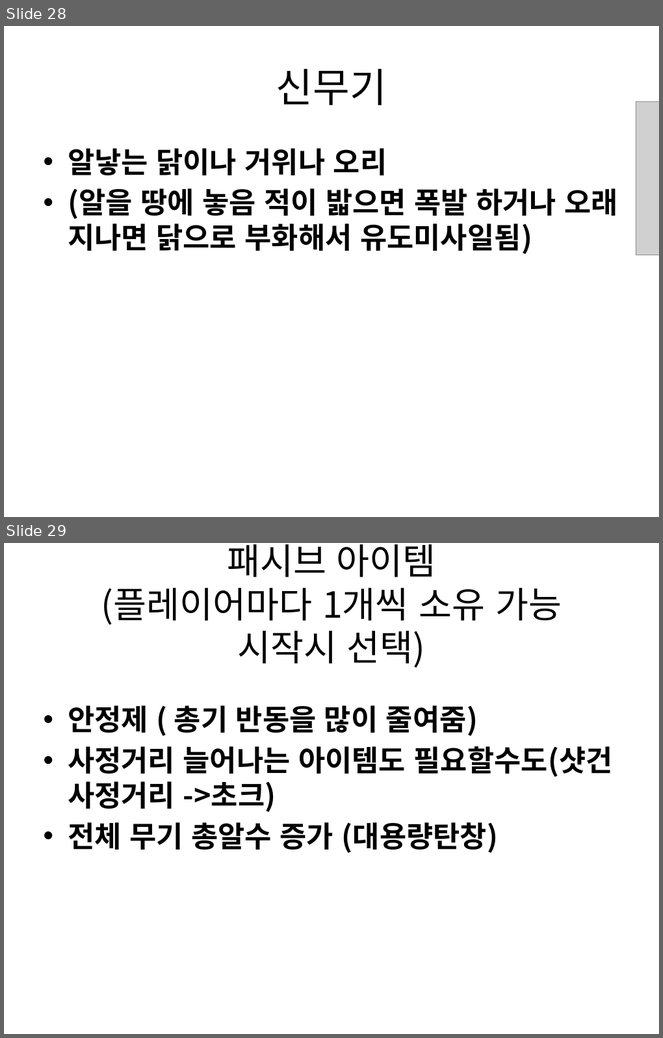
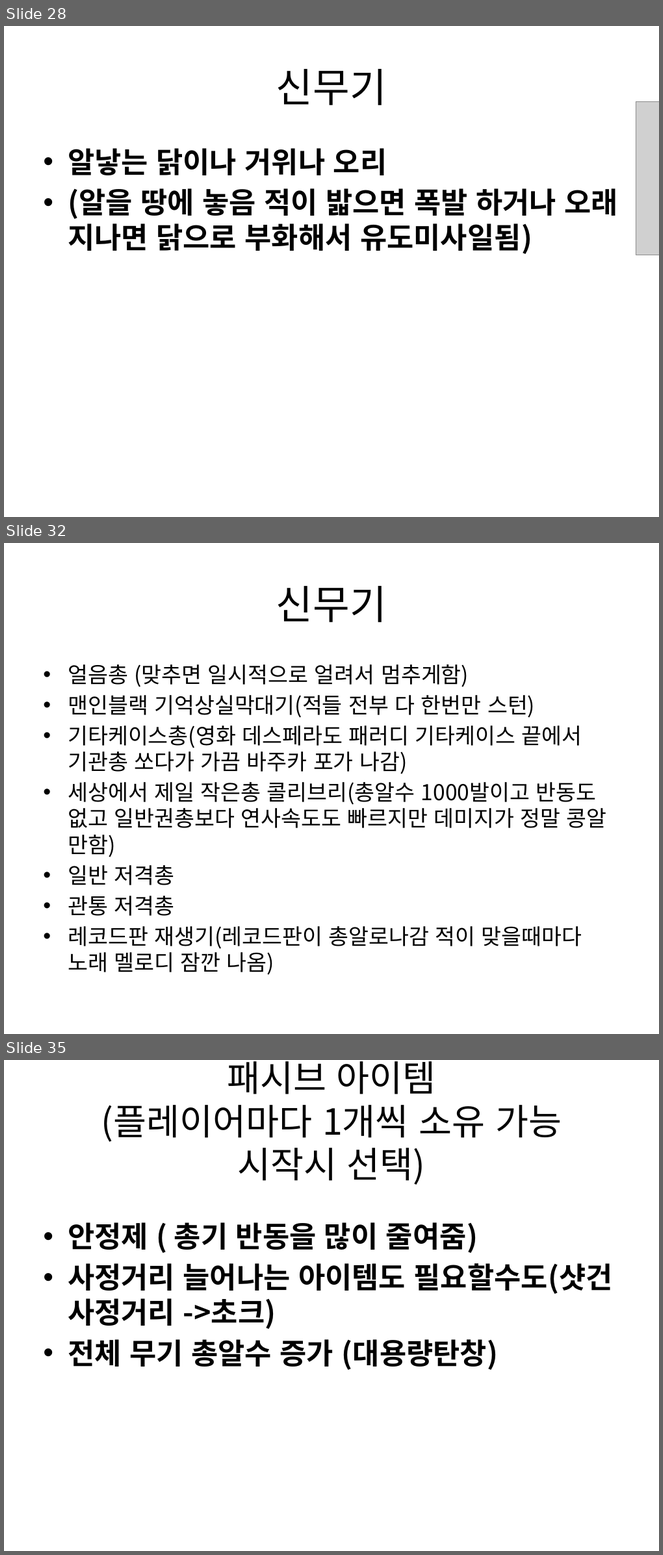
Before and after one commit to gkdlgndpdu/EscapeJail, a slide deck: EscapeJail/Assets/기획/스테이지1기획.pptx. Shown one above the other, each under a label of ours: slides 28 and 29 before the commit, slides 28, 32 and 35 after it; the slides between them are not shown. The pictures are 663x1038 and 663x1555 pixels, drawn with LibreOffice and Linux fonts; fonts in the diff are those of the drawing; grey boxes stand for pictures. Boxes give left, top, right and bottom in pixels: in the first picture for what was removed or moved away, otherwise in the second. Text is boxed around its words. In the diff, an @@ line names an element or a change of style, - is before the commit and + after.

```diff
--- a/EscapeJail/Assets/기획/스테이지1기획.pptx
+++ b/EscapeJail/Assets/기획/스테이지1기획.pptx
@@ slide 32 added at [4, 543, 659, 1034], background #FFFFFF @@
@@ title added at [276, 586, 387, 622], 44 pt, text #000000 @@
+신무기
@@ text added at [68, 665, 607, 975], 24 pt, text #000000 @@
+• 얼음총 (맞추면 일시적으로 얼려서 멈추게함)
+• 맨인블랙 기억상실막대기(적들 전부 다 한번만 스턴)
+• 기타케이스총(영화 데스페라도 패러디 기타케이스 끝에서 기관총 쏘다가 가끔 바주카 포가 나감)
+• 세상에서 제일 작은총 콜리브리(총알수 1000발이고 반동도 없고 일반권총보다 연사속도도 빠르지만 데미지가 정말 콩알 만함)
+• 일반 저격총
+• 관통 저격총
+• 레코드판 재생기(레코드판이 총알로나감 적이 맞을때마다 노래 멜로디 잠깐 나옴)
@@ what was slide 29 is now slide 35 @@
```
Also in this commit, not shown: 5 other slides added, 3 other files.
